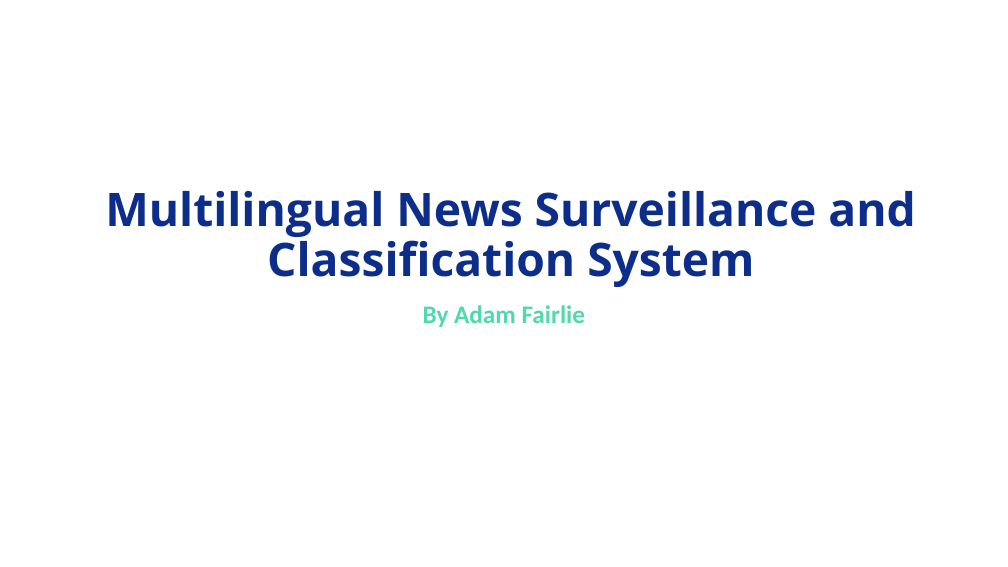
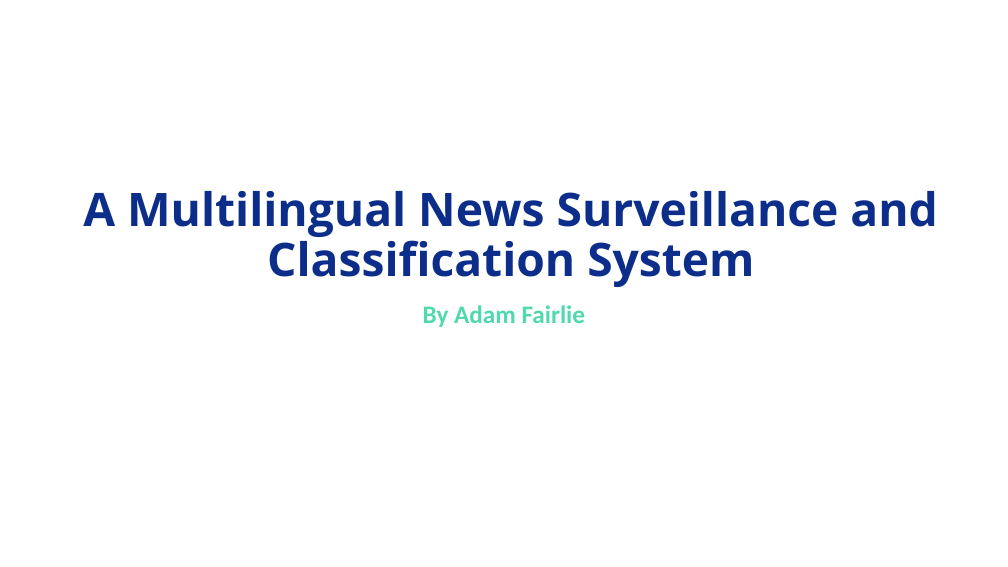
Before and after one commit to Adamanatite/nlp-global-news-monitor, a slide deck: slide 1 of research/Video Presentation D1.pptx. Drawn at 1008x567 pixels with LibreOffice and Linux fonts; fonts in the diff are those of the drawing. Boxes give left, top, right and bottom in pixels: in the first picture for what was removed or moved away, otherwise in the second. Text is boxed around its words. In the diff, an @@ line names an element or a change of style, - is before the commit and + after.

```diff
--- a/research/Video Presentation D1.pptx
+++ b/research/Video Presentation D1.pptx
@@ title at <box>83,191,937,287</box>: text changed @@
-Multilingual News Surveillance and Classification System
+A Multilingual News Surveillance and Classification System
```
Also in this commit, not shown: 3 other slides changed, 1 slide removed, 7 other files.
